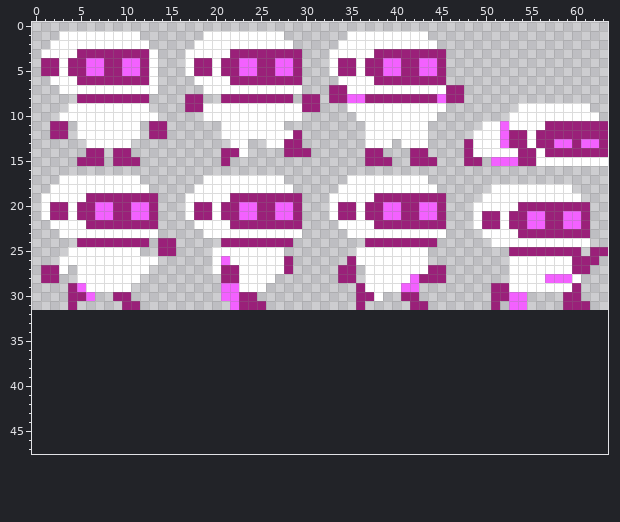
Pixel-art sprite: assets/space-base-platform-shooter-8-bit-art-graphics-pack/graphics/humanoids/white.png. The first picture shows the starting point.
The file is 64x32 pixels. The old version is drawn lined up with the new one, on the new canvas.
And afterwards:
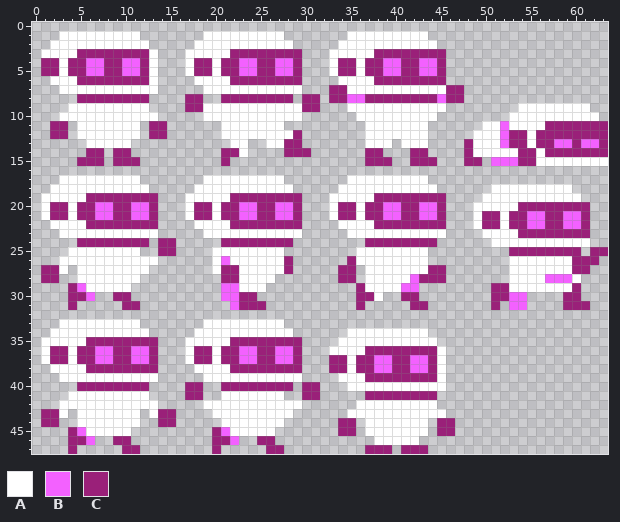
Palette (. is transparent): A #ffffff  B #f361ff  C #9a2079
The edit:
canvas 64x32 -> 64x48
@@ x 0..63 @@
 32 ................................................................
-33 ................................................................
-34 ................................................................
-35 ................................................................
-36 ................................................................
-37 ................................................................
-38 ................................................................
-39 ................................................................
-40 ................................................................
-41 ................................................................
-42 ................................................................
-43 ................................................................
-44 ................................................................
-45 ................................................................
-46 ................................................................
-47 ................................................................
+33 ...AAAAAAAAA.......AAAAAAAAA....................................
+34 ..AAAAAAAAAAA.....AAAAAAAAAAA......AAAAAAAAA....................
+35 .AAAAACCCCCCCC...AAAAACCCCCCCC....AAAAAAAAAAA...................
+36 .ACCACCBBCCBBC...ACCACCBBCCBBC...AAAACCCCCCCCA..................
+37 .ACCACCBBCCBBC...ACCACCBBCCBBC...CCACCBBCCBBCA..................
+38 ..AAAACCCCCCCC....AAAACCCCCCCC...CCACCBBCCBBCA..................
+39 ...AAAAAAAAAAA.....AAAAAAAAAAA....AAACCCCCCCCA..................
+40 .....CCCCCCCC....CC..CCCCCCCC.CC...AAAAAAAAAAA..................
+41 ....AAAAAAAAA....CC..AAAAAAA..CC.....CCCCCCCC...................
+42 ...AAAAAAAAAAA.....AAAAAAAAAAA......AAAAAAAAA...................
+43 .CCA.AAAAAAA.ACC....AAAAAAAAA......AAAAAAAAAAA..................
+44 .CC..AAAAAAA..CC.....AAAAAAA......CC.AAAAAAA.CC.................
+45 ....CBAAAAA.........CBAAAAA.......CC.AAAAAAA.CC.................
+46 ....CCB..CC.........CCB..CC...........AAAAA.....................
+47 ....C.....CC........C.....CC.........CCC.CCC....................
Changed places in both pictures, as pixel boxes (x1, y1, x2, y2):
added: (41, 319, 455, 454)
